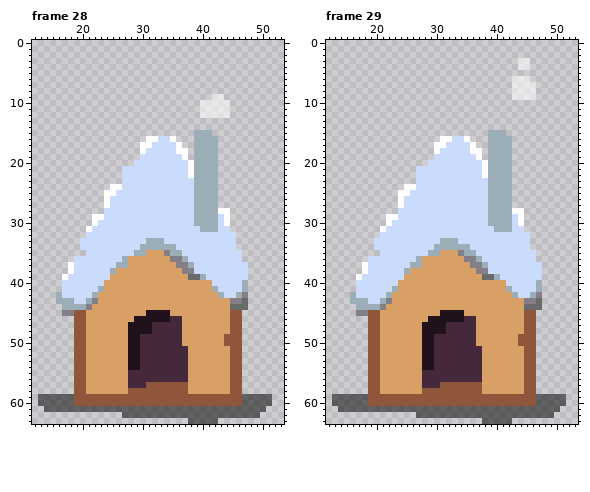
Two states of a pixel-art file, demo3/aseprite/triangles.aseprite. That is the earlier state.
64x64 pixels, 58 frames. Colours within 5 levels of each other are drawn and written as one. Shown: frame 28: x 12..53, y 0..63; frame 29: x 12..53, y 0..63. The commit also changed other frames, which this record leaves out.
Now the later version:
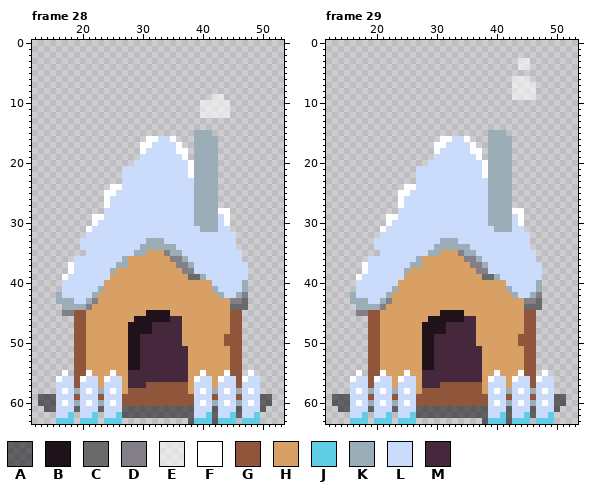
Palette (. is transparent): A #00000085  B #1f121b  C #696a6a  D #847e87  E #ffffff8c  F #ffffff  G #8f563b  H #d9a066  J #5fcde4  K #9badb7  L #cbdbfc  M #45283c
Difference:
layer "Layer 5" added
--- frame 28, layers "Layer 5", "Layer 1"
@@ x 12..53 @@
 54 .......GGHHHHHHHBBMMMMMMMMHHHHHHHGG.......
-55 .......GGHHHHHHHMMMMMMMMMMHHHHHHHGG.......
-56 .......GGHHHHHHHMMMMMMMMMMHHHHHHHGG.......
-57 .......GGHHHHHHHMMMGGGGGGGHHHHHHHGG.......
-58 .......GGHHHHHHHGGGGGGGGGGHHHHHHHGG.......
-59 .AAAAAAGGGGGGGGGGGGGGGGGGGGGGGGGGGGAAAAA..
-60 .AAAAAAGGGGGGGGGGGGGGGGGGGGGGGGGGGGAAAAA..
-61 ..AAAAAAAAAAAAAAAAAAAAAAAAAAAAAAAAAAAAA...
-62 ...............AAAAAAAAAAAAAAAAAAAAAAA....
-63 ..........................AAAAA...........
+55 .....F.GGFHHHFHHMMMMMMMMMMHHFHHHFGG.F.....
+56 ....FLLGFLLHFLLHMMMMMMMMMMHFLLHFLLGFLL....
+57 ....LLLGLLLHLLLHMMMGGGGGGGHLLLHLLLGLLL....
+58 ....LFLKLFLKLFLHGGGGGGGGGGHLFLKLFLKLFL....
+59 .AAALLLGLLLGLLLGGGGGGGGGGGGLLLGLLLGLLLAA..
+60 .AAALFLKLFLKLFLGGGGGGGGGGGGLFLKLFLKLFLAA..
+61 ..AALLLALLLALLLAAAAAAAAAAAALLLALLLALLLA...
+62 ....LLJ.LLJ.LLJAAAAAAAAAAAALLJALLJALLJ....
+63 ....JJJ.JJJ.JJJ...........AJJJAJJJ.JJJ....
--- frame 29, layers "Layer 5", "Layer 1": the same change as frame 28
